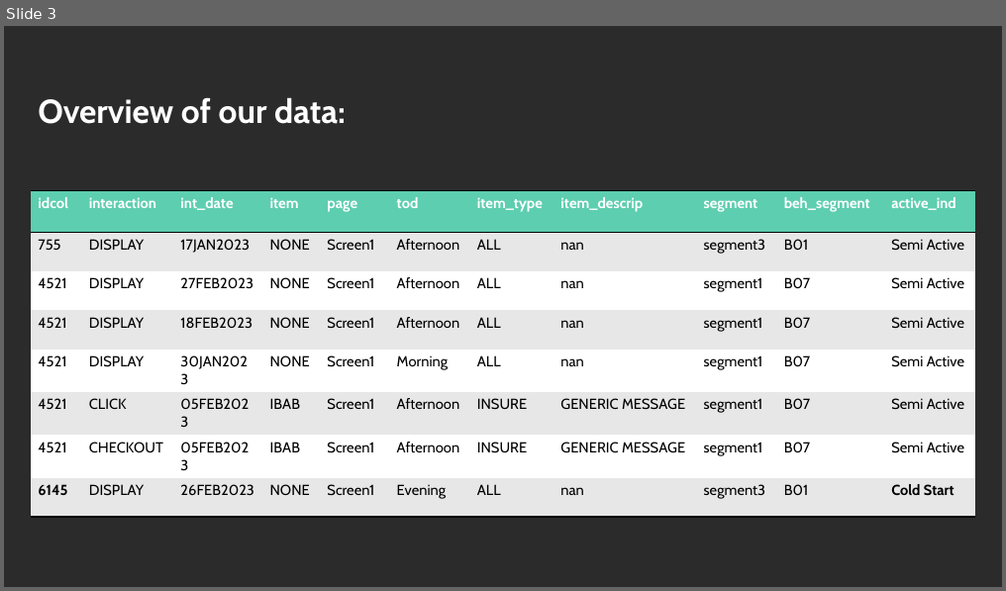
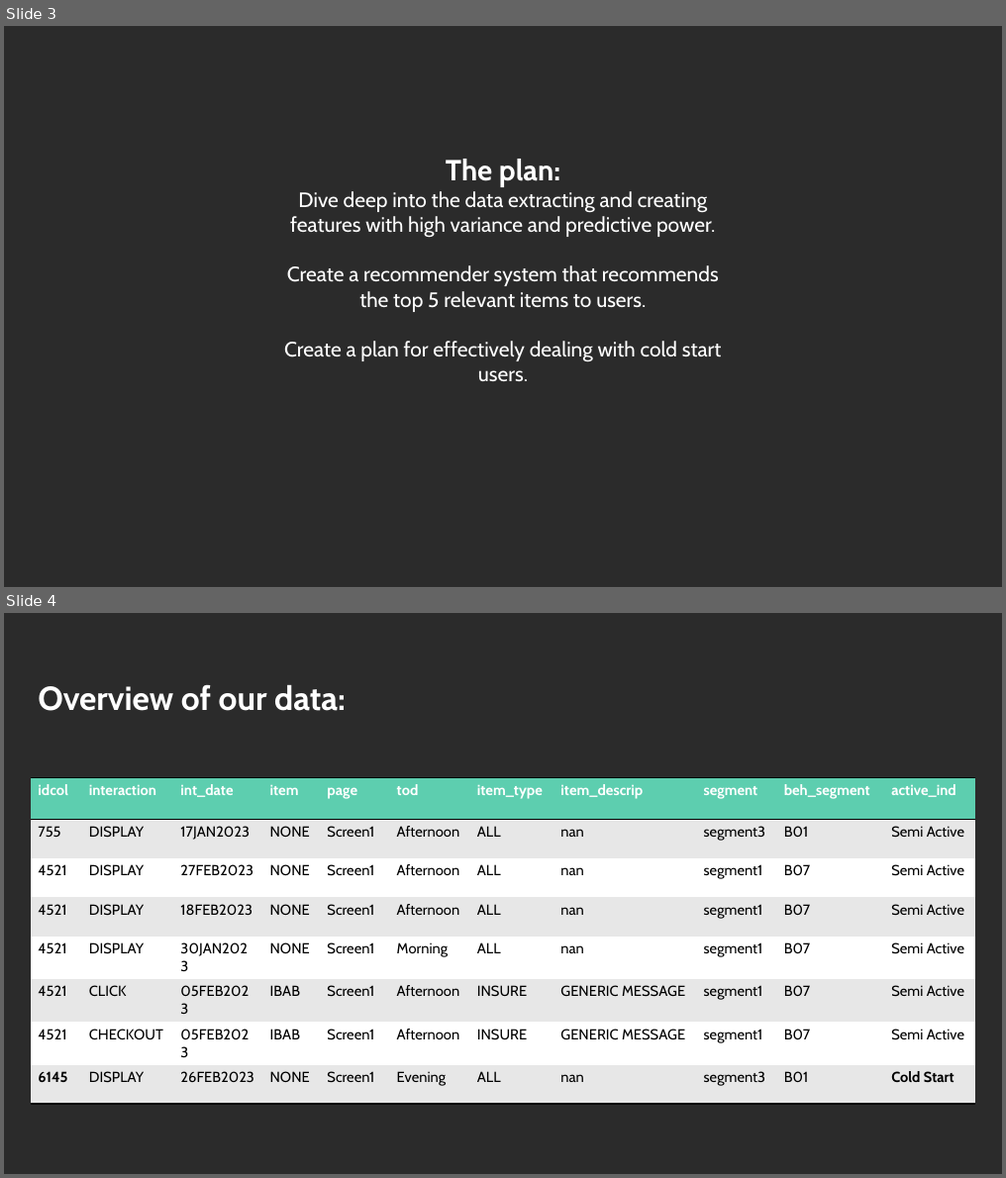
Before and after one commit to lizesteyn/FNBdataquest, a slide deck: Presentation1bkp.pptx. Shown one above the other, each under a label of ours: slide 3 before the commit, slides 3 and 4 after it. The pictures are 1006x591 and 1006x1178 pixels, drawn with LibreOffice and Linux fonts; fonts in the diff are those of the drawing; background and template pictures are left out; a plain dark background stands for a picture behind light text. Boxes give left, top, right and bottom in pixels: in the first picture for what was removed or moved away, otherwise in the second. Text is boxed around its words. In the diff, an @@ line names an element or a change of style, - is before the commit and + after.

```diff
--- a/Presentation1bkp.pptx
+++ b/Presentation1bkp.pptx
@@ slide 3 added at box(4, 26, 1002, 587), background picture (left out) @@
@@ text added at box(284, 159, 722, 381), 20 pt, text #FFFFFF @@
+The plan:
+Dive deep into the data extracting and creating features with high variance and predictive power.
+Create a recommender system that recommends the top 5 relevant items to users.
+Create a plan for effectively dealing with cold start users.
@@ what was slide 3 is now slide 4 @@
```
Also in this commit, not shown: 2 other slides added, 2 slides removed.
